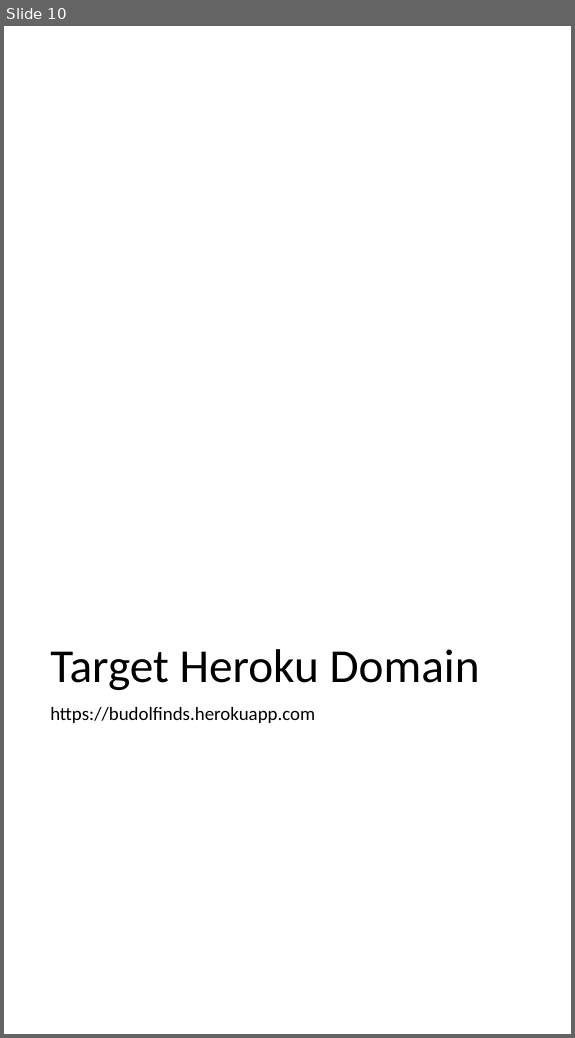
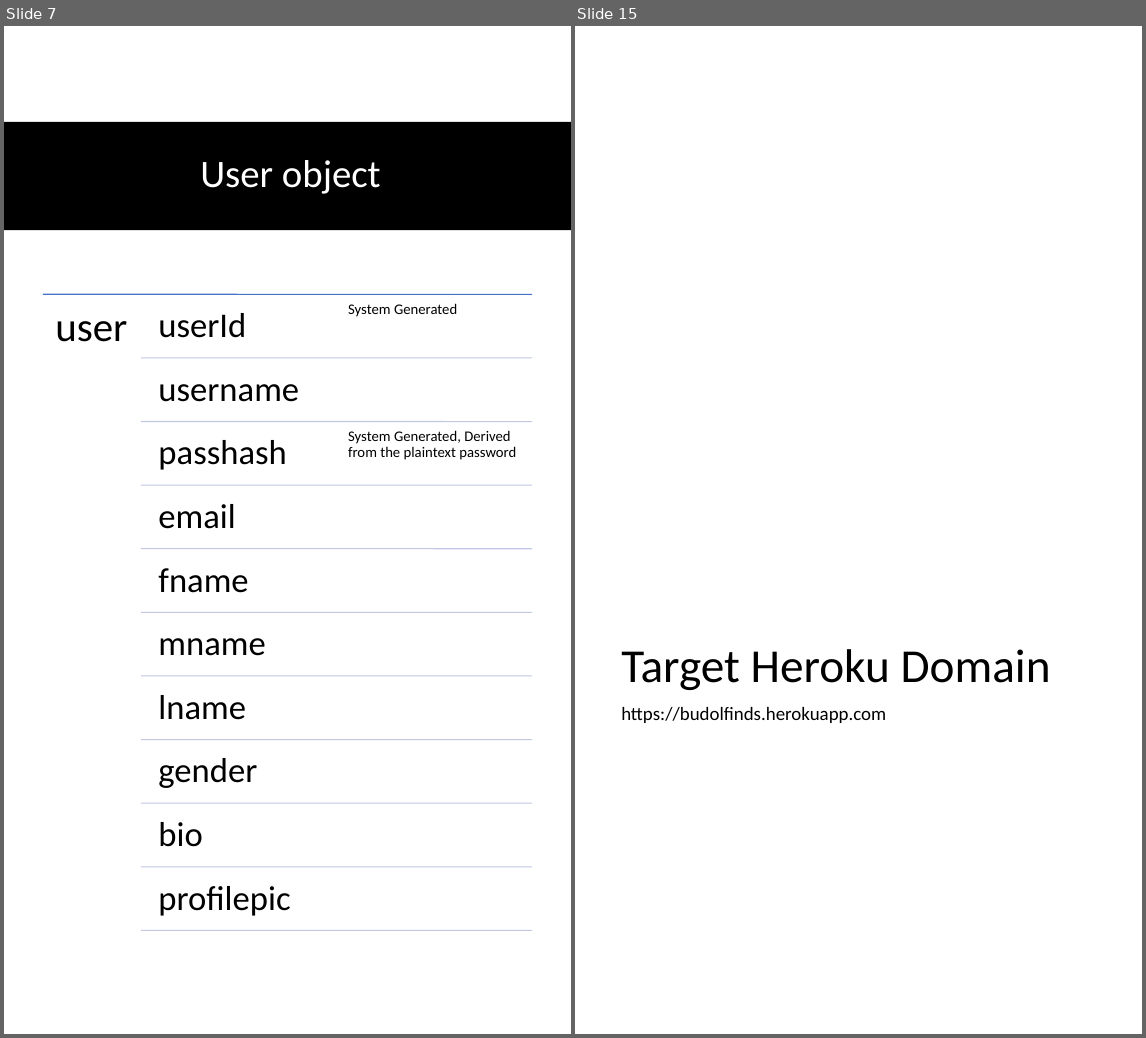
Before and after one commit to jm55/CCAPDEV-MCO, a slide deck: Documentation/MCO Design.pptx. Shown side by side, each under a label of ours: slide 10 before the commit, slides 7 and 15 after it; the slides between them are not shown. The pictures are 575x1038 and 1146x1038 pixels, drawn with LibreOffice and Linux fonts; fonts in the diff are those of the drawing. Boxes give left, top, right and bottom in pixels: in the first picture for what was removed or moved away, otherwise in the second. Text is boxed around its words. In the diff, an @@ line names an element or a change of style, - is before the commit and + after.

```diff
--- a/Documentation/MCO Design.pptx
+++ b/Documentation/MCO Design.pptx
@@ slide 7 added at (4, 26, 571, 1034), background #FFFFFF @@
@@ rectangle added at (4, 122, 571, 230), fill #000000 @@
@@ title added at (200, 160, 381, 194), 37 pt, text #FFFFFF @@
+User object
@@ group added at (43, 294, 532, 930): 13 texts, 11 lines @@
+user
+userId
+System Generated
+username
+passhash
+System Generated, Derived from the plaintext password
+email
+fname
+mname
+lname
+gender
+bio
+profilepic
@@ what was slide 10 is now slide 15 @@
```
Also in this commit, not shown: 8 slides changed, 5 other slides added, 1 slide removed, 13 other files.
